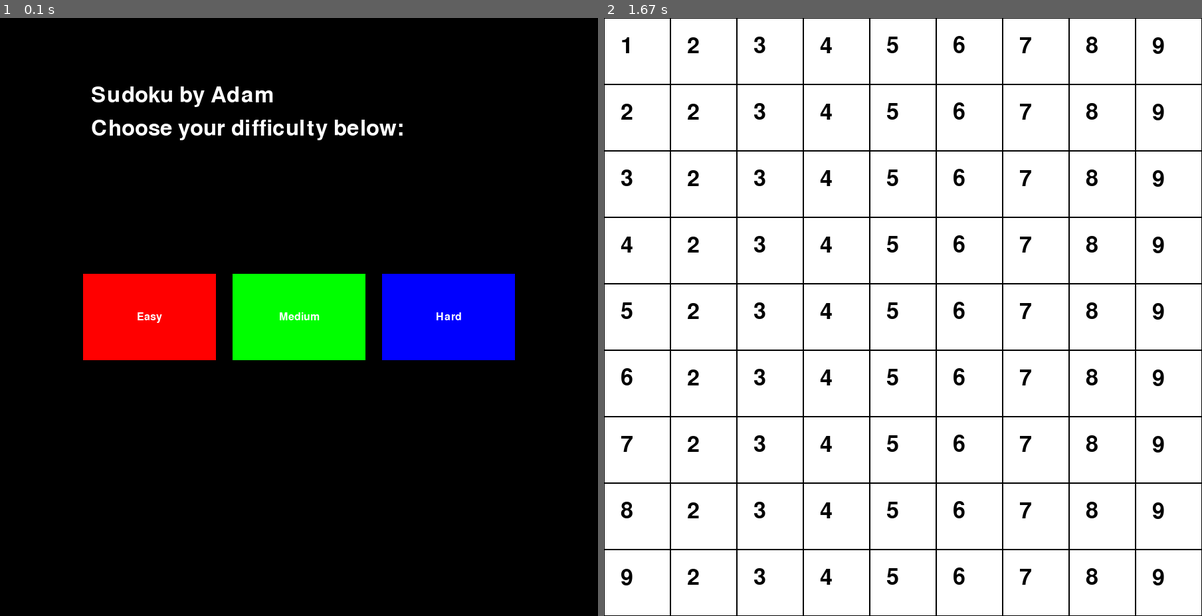
Above: before the commit, frames 1-2 (left to right).
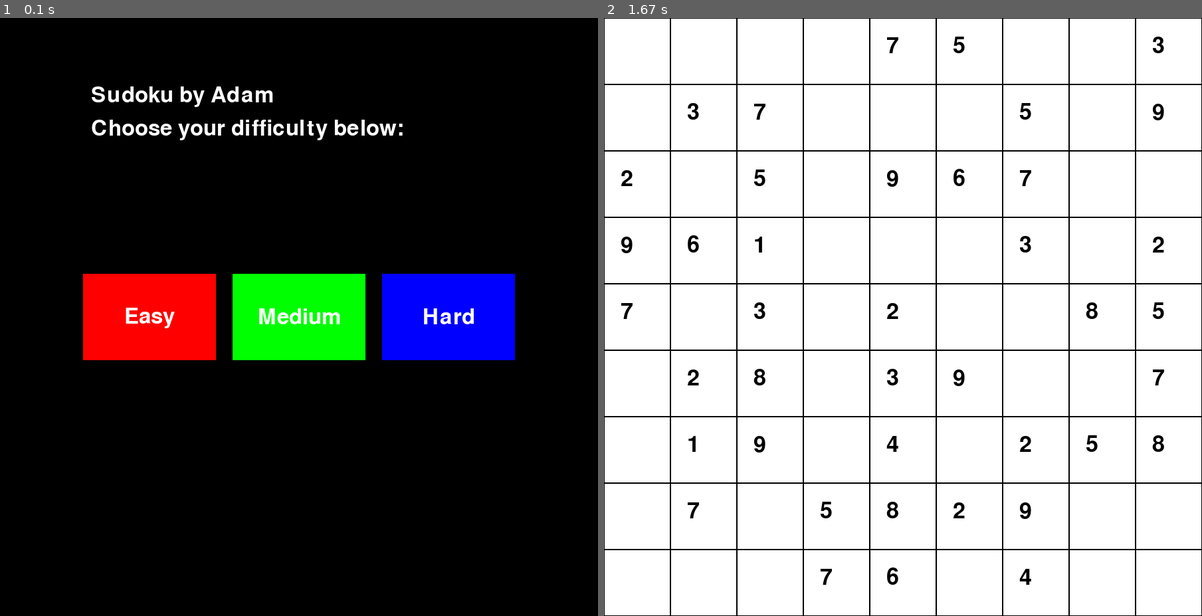
Above: after the commit, the same moments.

Repository: attiaa1/sudoku
Game: pygame game, started from sudoku.py
Two runs of this game, one before a commit and one after it. Both use one fixed random seed, a clock stepped at 60 frames per second and the inputs below.
Inputs (mouse positions are in pixels of both pictures, inside the frame that each line leads up to):
- Up to frame 1 (0.1 s): no input
- Up to frame 2 (1.67 s): click (903, 317) at 0.38 s

The runs differ from the first frame. In frame 1, 0.4% of the frame differs, in the area x 21-80%, y 48-52%; in frame 2, 2.3%, in the area x 2-94%, y 3-95%.

Commit message:
sudoku generated and can draw on pygame window

Diff:
--- a/sudoku.py
+++ b/sudoku.py
@@ -1,5 +1,6 @@
 import pygame
 import sys
+import random
 
 # constants
 window_size = 900
@@ -11,6 +12,8 @@
     # main game running loop
     running = True
     print("Running...")
+
+    init_grid()
 
     while running:
         for event in pygame.event.get():  # Get events from the queue
@@ -18,7 +21,6 @@
                 running = False
                 sys.exit("Shutting down...")
 
-        init_grid()
 
         # Update the display
         #pygame.display.update()
@@ -39,7 +41,7 @@
     pygame.draw.rect(window, (0, 255, 0), button2)
     pygame.draw.rect(window, (0, 0, 255), button3)
 
-    font = pygame.font.Font(None,24)
+    font = pygame.font.Font(None,48)
     # Draw the text on the buttons
     text1 = font.render('Easy', True, (255,255,255))
     text2 = font.render('Medium', True, (255,255,255))
@@ -74,7 +76,7 @@
                     break
 
             if event.type == pygame.QUIT:
-                sys.exit("Shutting Down")
+                sys.exit("Shutting down...")
 
     pygame.display.update()
 
@@ -82,18 +84,45 @@
     return difficulty
 
 def generate_grid():
-    grid = [
-        [1,2,3,4,5,6,7,8,9],
-        [2,2,3,4,5,6,7,8,9],
-        [3,2,3,4,5,6,7,8,9],
-        [4,2,3,4,5,6,7,8,9],
-        [5,2,3,4,5,6,7,8,9],
-        [6,2,3,4,5,6,7,8,9],
-        [7,2,3,4,5,6,7,8,9],
-        [8,2,3,4,5,6,7,8,9],
-        [9,2,3,4,5,6,7,8,9]
-    ]
-    return grid
+    # grid = [
+    #     [1,2,3,4,5,6,7,8,9],
+    #     [2,2,3,4,5,6,7,8,9],
+    #     [3,2,3,4,5,6,7,8,9],
+    #     [4,2,3,4,5,6,7,8,9],
+    #     [5,2,3,4,5,6,7,8,9],
+    #     [6,2,3,4,5,6,7,8,9],
+    #     [7,2,3,4,5,6,7,8,9],
+    #     [8,2,3,4,5,6,7,8,9],
+    #     [9,2,3,4,5,6,7,8,9]
+    # ]
+    print("Generating grid...")
+
+    # init 0s matrix for populating the grid
+    grid = [[0] * 9 for _ in range(9)]
+    solve_sudoku(grid)
+
+    while True:
+        # Shuffle the rows and columns to get a random solved Sudoku
+        rows = [0, 1, 2, 3, 4, 5, 6, 7, 8]
+        cols = [0, 1, 2, 3, 4, 5, 6, 7, 8]
+        random.shuffle(rows)
+        random.shuffle(cols)
+        shuffled_grid = [[grid[i][j] for j in cols] for i in rows]
+
+        # Set the number of cells to remove
+        num_removed_cells = 40
+
+        for _ in range(num_removed_cells):
+            x, y = random.randint(0, 8), random.randint(0, 8)
+            while shuffled_grid[x][y] == 0:  # Ensure we select a non-empty cell
+                x, y = random.randint(0, 8), random.randint(0, 8)
+            shuffled_grid[x][y] = 0  # Remove the value temporarily
+
+        if is_valid_sudoku(shuffled_grid):
+            break
+
+    print("Sudoku generated!")
+    return shuffled_grid
 
 def solve_grid() -> None:
     pass
@@ -137,16 +166,30 @@
     text = font.render(str(num), True, (0,0,0))
     window.blit(text, (column * cell_size + cell_size // 4, row * cell_size + cell_size // 4))
 
-def isValidSudoku(grid) -> bool:
+def solve_sudoku(grid) -> None:
+    for i in range(9):
+        for j in range(9):
+            if grid[i][j] == 0:  # Empty cell
+                for num in range(1, 10):
+                    if is_valid_sudoku(grid):  # Check if the modified grid is still valid
+                        grid[i][j] = num
+                        if solve_sudoku(grid):
+                            return True
+                        grid[i][j] = 0  # Backtrack
+                return False
+    return True
+
+def is_valid_sudoku(grid) -> bool:
+    # ! needs to have placeholders as 0s in the grid
     seen = set()
     for i in range(9):
         for j in range(9):
             number = grid[i][j]
-            if number != "0":
+            if number != 0:
                 # Create unique identifiers for row, column, and sub-box
                 row = str(number) + "row" + str(i)
                 column = str(number) + "column" + str(j)
-                block = str(number) + "block" + str(i // 3) + "/" + str(j // 3)
+                block = str(number) + "block" + str(i // 3) + str(j // 3)
 
                 # Check if any of these identifiers already exist in the set
                 if row in seen or column in seen or block in seen:
@@ -162,11 +205,14 @@
 
 def init_grid() -> None:
     window.fill((255,255,255))
+
     # Draw the grid
     for i in range(grid_size):
         for j in range(grid_size):
             rect = pygame.Rect(i*cell_size, j*cell_size, cell_size, cell_size)
             pygame.draw.rect(window, (0, 0, 0), rect, 1)
+
+    pygame.display.update()
 
     new_grid = generate_grid()
     draw_board(new_grid)
